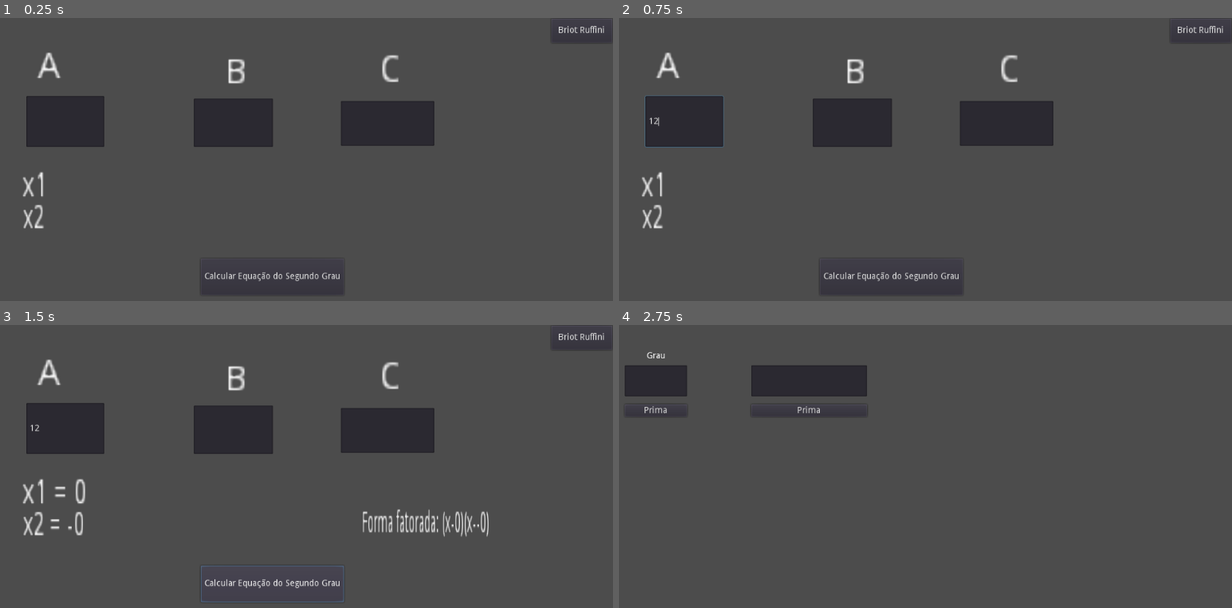
Above: before the commit, frames 1-4 (two rows, left to right).
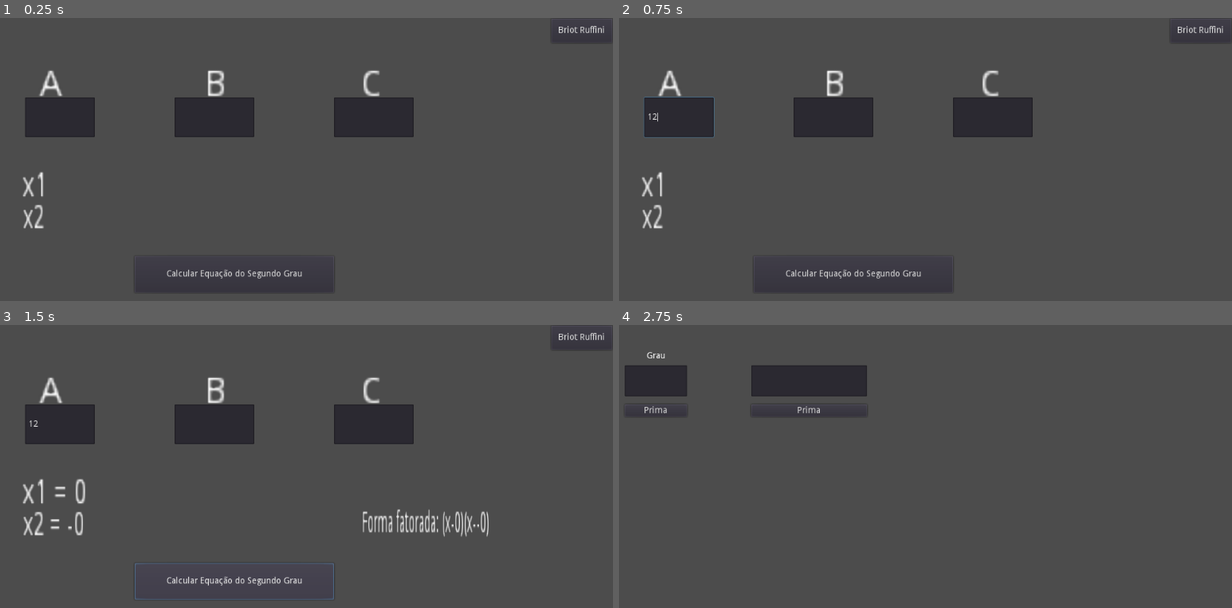
Above: after the commit, the same moments.

Repository: pedrocruz2/eiensiei
Game: Godot game, scene res://Node2D.tscn
Same seed, same stepped clock (60 frames per second), same inputs: the game is played once before the commit and once after it.
Inputs (mouse positions are in pixels of both pictures, inside the frame that each line leads up to):
- Up to frame 1 (0.25 s): no input
- Up to frame 2 (0.75 s): click (686, 122) at 0.52 s; type "12" at 0.6 s
- Up to frame 3 (1.5 s): click "Calcular Equação do Segundo G…" at 1.25 s
- Up to frame 4 (2.75 s): click "Briot Ruffini" at 2 s

The runs differ from the first frame. In frame 1, 4.6% of the frame differs, in the area x 4-71%, y 12-98%; in frame 2, 4.7%; in frame 3, 4.9%, in the area x 4-71%, y 12-99%; in frame 4, nothing differs.

Commit message:
cockballstorture
asdasd

Diff:
--- a/calculadora bhaskara/Node2D.tscn
+++ b/calculadora bhaskara/Node2D.tscn
@@ -6,46 +6,30 @@
 script = ExtResource( 1 )
 
 [node name="LineEdit" type="LineEdit" parent="."]
-margin_left = 82.0
-margin_top = 126.0
-margin_right = 207.0
-margin_bottom = 208.0
+margin_left = 80.0
+margin_top = 128.0
+margin_right = 192.0
+margin_bottom = 192.0
 
 [node name="LineEdit2" type="LineEdit" parent="."]
-margin_left = 351.0
-margin_top = 130.0
-margin_right = 478.0
-margin_bottom = 208.0
+margin_left = 320.0
+margin_top = 128.0
+margin_right = 448.0
+margin_bottom = 192.0
 
 [node name="LineEdit3" type="LineEdit" parent="."]
-margin_left = 587.0
-margin_top = 134.0
-margin_right = 737.0
-margin_bottom = 206.0
+margin_left = 576.0
+margin_top = 128.0
+margin_right = 704.0
+margin_bottom = 192.0
 
 [node name="Label" type="Label" parent="."]
-margin_left = 101.0
-margin_top = 51.0
-margin_right = 141.0
-margin_bottom = 65.0
+margin_left = 104.0
+margin_top = 80.0
+margin_right = 254.0
+margin_bottom = 94.0
 rect_scale = Vector2( 3.84304, 4.23529 )
-text = "A"
-
-[node name="Label2" type="Label" parent="."]
-margin_left = 649.0
-margin_top = 55.0
-margin_right = 686.0
-margin_bottom = 80.0
-rect_scale = Vector2( 3.92308, 4.44444 )
-text = "C"
-
-[node name="Label3" type="Label" parent="."]
-margin_left = 402.0
-margin_top = 62.0
-margin_right = 442.0
-margin_bottom = 76.0
-rect_scale = Vector2( 3.88235, 4 )
-text = "B"
+text = "A               B              C  "
 
 [node name="Label4" type="Label" parent="."]
 margin_left = 76.0
@@ -64,10 +48,10 @@
 text = "x2"
 
 [node name="Button" type="Button" parent="."]
-margin_left = 362.0
-margin_top = 388.0
-margin_right = 592.0
-margin_bottom = 447.0
+margin_left = 256.0
+margin_top = 384.0
+margin_right = 576.0
+margin_bottom = 443.0
 text = "Calcular Equação do Segundo Grau"
 
 [node name="Label6" type="Label" parent="."]
